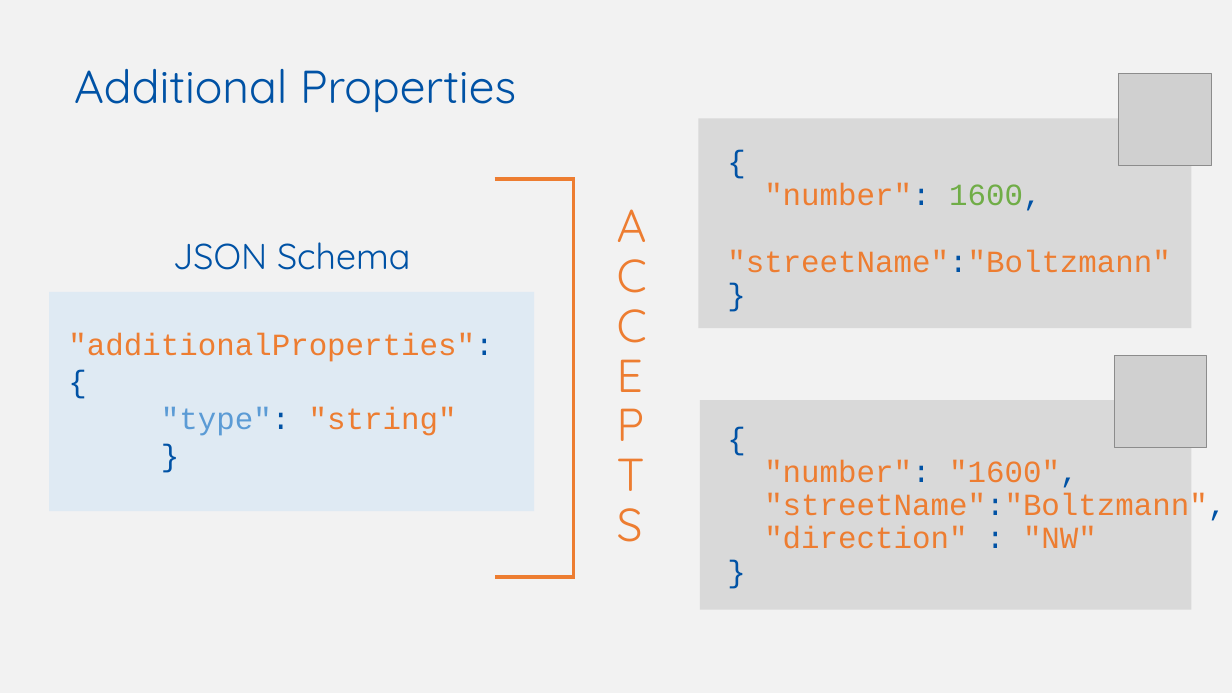
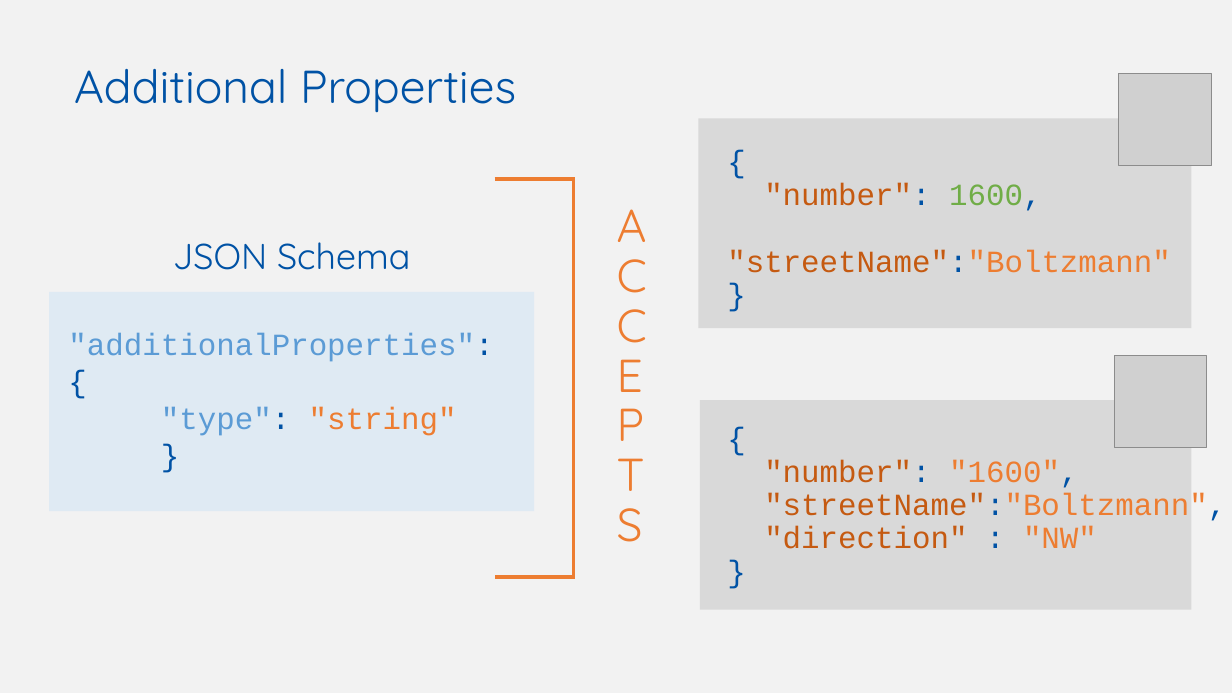
Before and after one commit to w3c/wot-cg, a slide deck: slide 14 of Tutorials/whatiswot/6-JSON_Schema_in_Practice/6-JSON_Schema_in_Practice.pptx. Drawn at 1232x693 pixels with LibreOffice and Linux fonts; fonts in the diff are those of the drawing; grey boxes stand for pictures. Boxes give left, top, right and bottom in pixels: in the first picture for what was removed or moved away, otherwise in the second. Text is boxed around its words. In the diff, an @@ line names an element or a change of style, - is before the commit and + after.

```diff
--- a/Tutorials/whatiswot/6-JSON_Schema_in_Practice/6-JSON_Schema_in_Practice.pptx
+++ b/Tutorials/whatiswot/6-JSON_Schema_in_Practice/6-JSON_Schema_in_Practice.pptx
@@ text at box(727, 183, 1171, 273): text colour #ED7D31 to #C55A11 in ""number":", ""streetName":"Boltzmann"" @@
@@ text at box(68, 333, 493, 362): text colour #ED7D31 to #5B9BD5 in ""additionalProperties":" @@
@@ text at box(764, 460, 1226, 549): text colour #ED7D31 to #C55A11 in ""number":", ""streetName":"Boltzmann",", ""direction"" @@
```
Also in this commit, not shown: 12 other slides changed.
